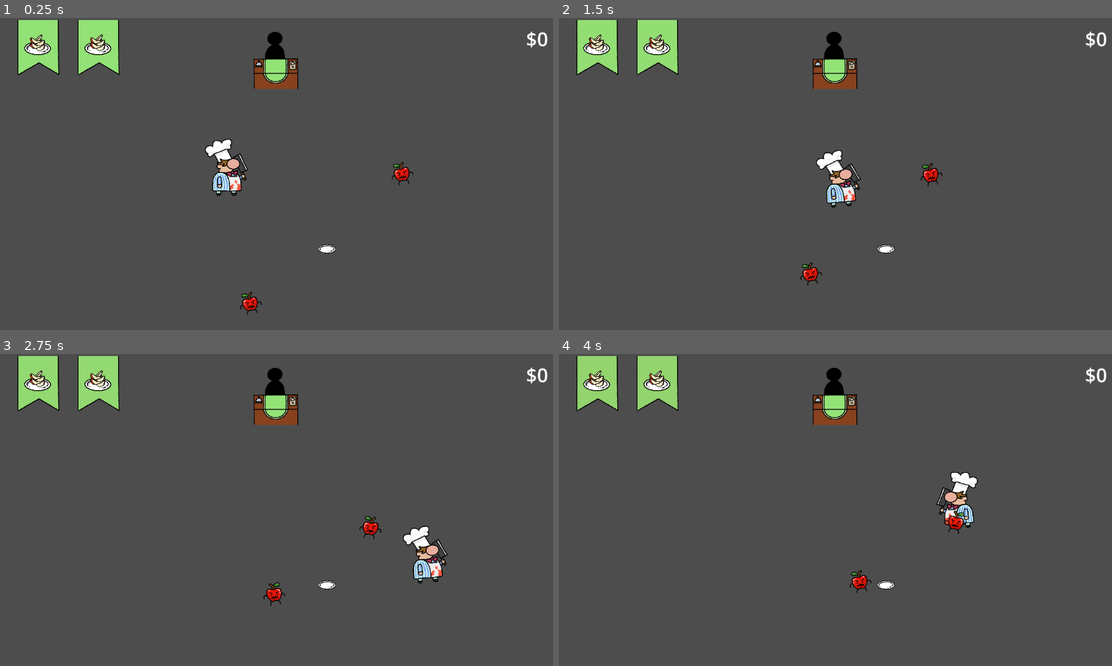
Above: before the commit, frames 1-4 (two rows, left to right).
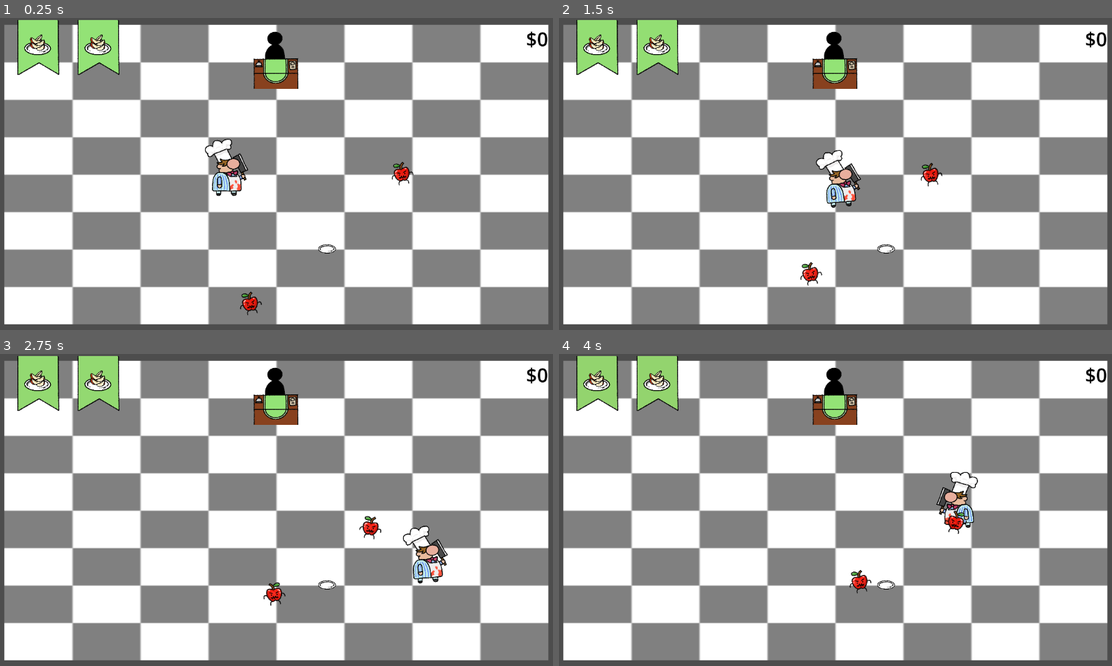
Above: after the commit, the same moments.

Repository: santosty25/Mortal-Cooking
Game: Godot game, scene res://Scenes/Main.tscn
Two runs of this game, one before a commit and one after it. Both use one fixed random seed, a clock stepped at 60 frames per second and the inputs below.
Inputs (mouse positions are in pixels of both pictures, inside the frame that each line leads up to):
- Up to frame 1 (0.25 s): no input
- Up to frame 2 (1.5 s): move the mouse to (957, 158) at 0.52 s; hold D (Move_Right) 0.53-1.28 s; click (957, 158) at 0.6 s; move the mouse to (724, 189) at 1.27 s; hold S (Move_Down) from 1.28 s (still down); tap Shift (Block) at 1.35 s
- Up to frame 3 (2.75 s): move the mouse to (331, 441) at 2.02 s; release S (Move_Down) at 2.03 s; hold D (Move_Right) from 2.03 s (still down); hold Space (Dash) from 2.03 s (still down)
- Up to frame 4 (4 s): move the mouse to (807, 572) at 2.77 s; release D (Move_Right) at 2.78 s; release Space (Dash) at 2.78 s; hold W (Move_Up) 2.78-3.53 s; tap E (Interact) at 2.85 s; move the mouse to (1001, 556) at 3.52 s; hold A (Move_Left) from 3.53 s (still down); click (1001, 556) at 3.6 s

The runs differ from the first frame. In frame 1, 90% of the frame differs, in the area x 0-100%, y 2-99%; in frame 2, 90%; in frame 3, 90%; in frame 4, 90%.

Commit message:
Added Background
Also changed color of score

Diff:
--- a/Scenes/Main.tscn
+++ b/Scenes/Main.tscn
@@ -1,7 +1,8 @@
-[gd_scene load_steps=11 format=3 uid="uid://c454qsgse2goj"]
+[gd_scene load_steps=12 format=3 uid="uid://c454qsgse2goj"]
 
 [ext_resource type="Script" path="res://Code/Main.gd" id="1_144we"]
 [ext_resource type="PackedScene" uid="uid://tq3hr05vu4ux" path="res://Scenes/Character/Player.tscn" id="2_cqwo3"]
+[ext_resource type="Texture2D" uid="uid://yt82fh5e344w" path="res://art/Background/KitchenFloor.png" id="2_uti5l"]
 [ext_resource type="AudioStream" uid="uid://cjkunrgd32t27" path="res://Audio/knifeSwing.mp3" id="3_fsxps"]
 [ext_resource type="PackedScene" uid="uid://bwyugn41cemsf" path="res://Scenes/Terrain/Serving_Location.tscn" id="4_7apyq"]
 [ext_resource type="AudioStream" uid="uid://cdevfceoiejec" path="res://Audio/running.mp3" id="4_ep0w6"]
@@ -17,6 +18,11 @@
 
 [node name="Main" type="Node2D"]
 script = ExtResource("1_144we")
+
+[node name="KitchenFloor" type="Sprite2D" parent="."]
+position = Vector2(1.5, 2.00002)
+scale = Vector2(8.81641, 4.85938)
+texture = ExtResource("2_uti5l")
 
 [node name="Walls" type="StaticBody2D" parent="."]
 scale = Vector2(2, 2)
@@ -69,6 +75,8 @@
 position = Vector2(548, -3)
 
 [node name="Score" type="Label" parent="."]
+modulate = Color(0, 0, 0, 1)
+self_modulate = Color(0, 0, 0, 1)
 offset_left = 793.0
 offset_top = -618.0
 offset_right = 1128.0
Binary file added: art/Background/KitchenFloor.png
Not shown, added: art/Background/KitchenFloor.png.import
